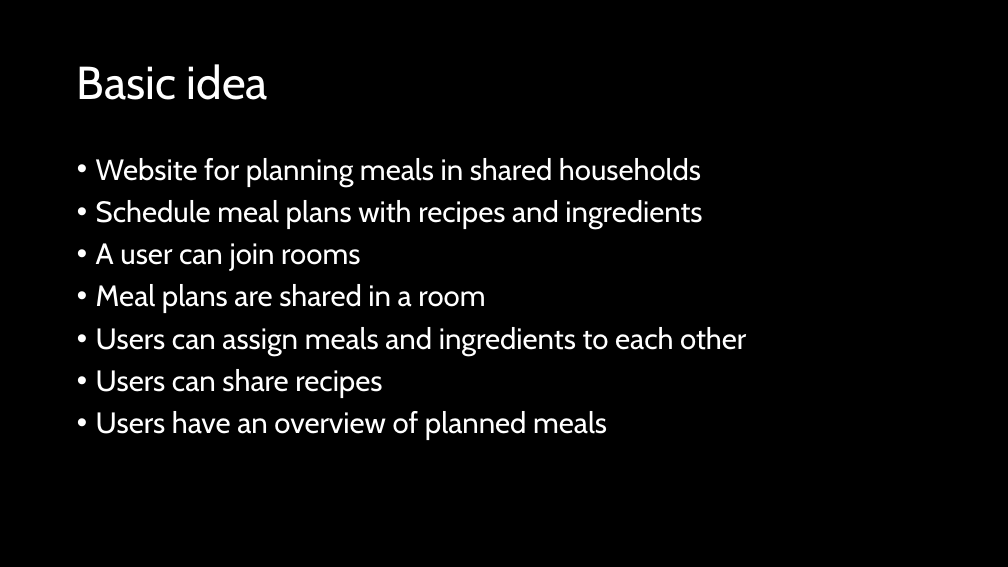
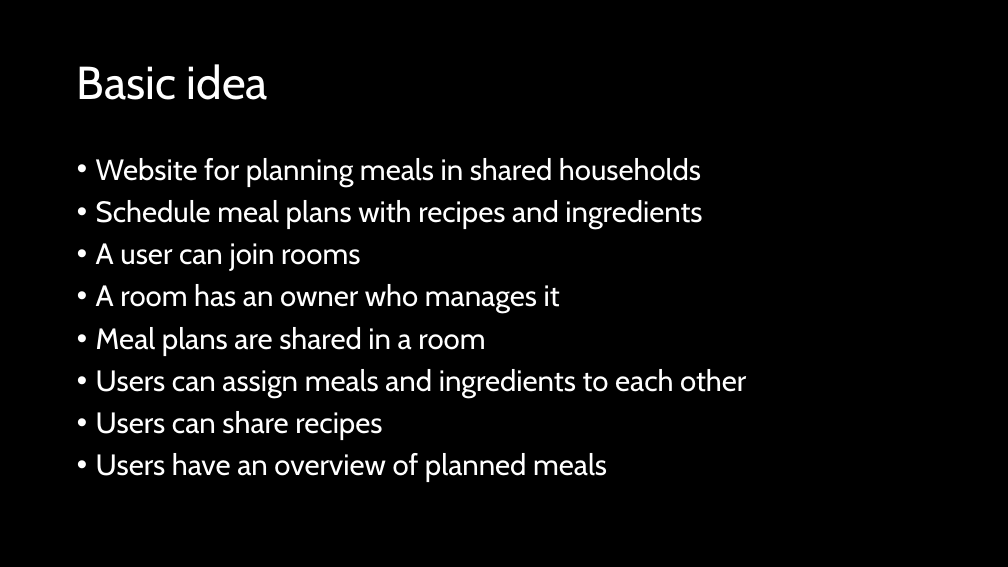
Before and after one commit to vikipernkopf/room-food, a slide deck: slide 2 of docs/presentation.pptx. Drawn at 1008x567 pixels with LibreOffice and Linux fonts; fonts in the diff are those of the drawing. Boxes give left, top, right and bottom in pixels: in the first picture for what was removed or moved away, otherwise in the second. Text is boxed around its words. In the diff, an @@ line names an element or a change of style, - is before the commit and + after.

```diff
--- a/docs/presentation.pptx
+++ b/docs/presentation.pptx
@@ text at [96, 284, 560, 314]: paragraph added @@
+• A room has an owner who manages it
```
Also in this commit, not shown: 1 other slide changed, 1 other file.
